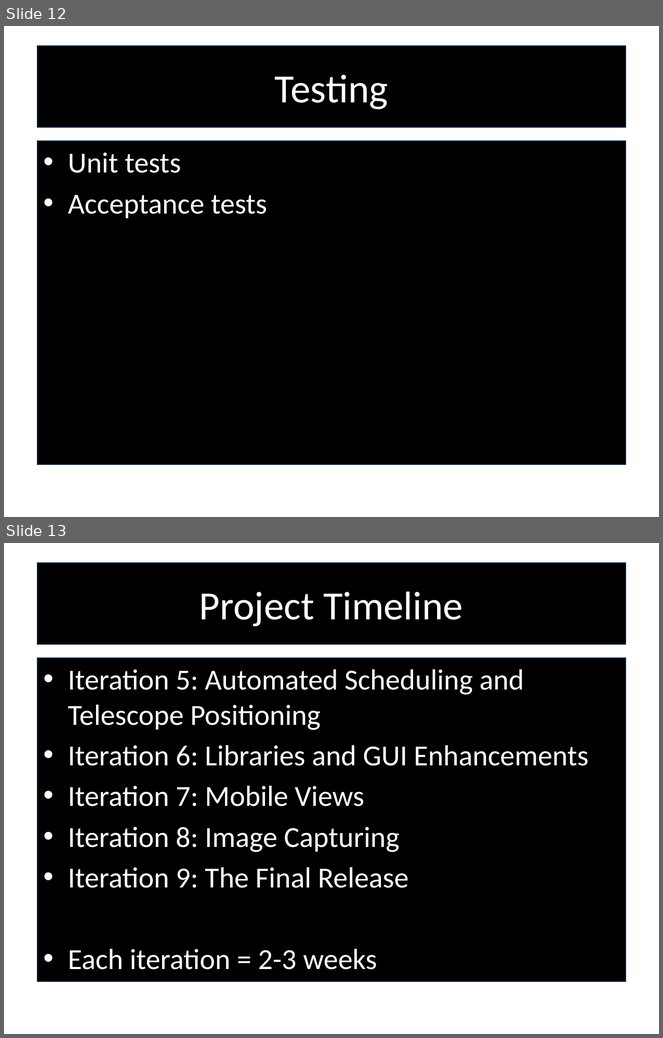
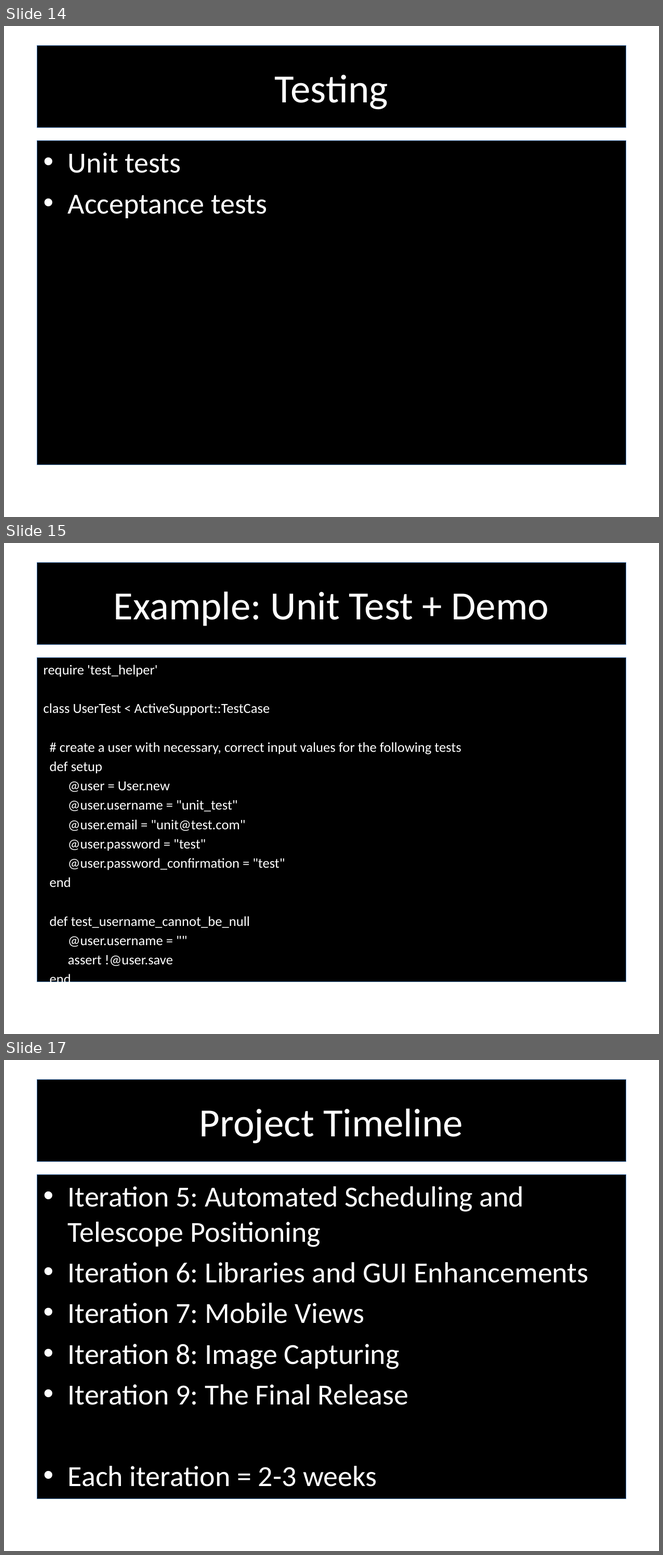
Before and after one commit to RedTeamCOSC470/Documentation, a slide deck: Stargazer_Presentation_Semester2.pptx. Shown one above the other, each under a label of ours: slides 12 and 13 before the commit, slides 14, 15 and 17 after it; the slides between them are not shown. The pictures are 663x1038 and 663x1555 pixels, drawn with LibreOffice and Linux fonts; fonts in the diff are those of the drawing; background and template pictures are left out. Boxes give left, top, right and bottom in pixels: in the first picture for what was removed or moved away, otherwise in the second. Text is boxed around its words. In the diff, an @@ line names an element or a change of style, - is before the commit and + after.

```diff
--- a/Stargazer_Presentation_Semester2.pptx
+++ b/Stargazer_Presentation_Semester2.pptx
@@ slide 15 added at (x1=4, y1=543, x2=659, y2=1034), background picture (left out) @@
@@ title added at (x1=37, y1=563, x2=626, y2=644), fill #000000, outline #4F81BD 0.75 pt, 44 pt, text #FFFFFF @@
+Example: Unit Test + Demo
@@ text added at (x1=37, y1=657, x2=626, y2=982), fill #000000, outline #4F81BD 0.75 pt, 15.2 pt, text #FFFFFF @@
+require 'test_helper'
+class UserTest < ActiveSupport::TestCase
+# create a user with necessary, correct input values for the following tests
+def setup
+@user = User.new
+@user.username = "unit_test"
+@user.email = "unit@test.com"
+@user.password = "test"
+@user.password_confirmation = "test"
+end
+def test_username_cannot_be_null
+@user.username = ""
+assert !@user.save
+end
+end
@@ what was slide 12 is now slide 14 @@
@@ what was slide 13 is now slide 17 @@
```
Also in this commit, not shown: 6 slides changed, 3 other slides added, 1 other file.
